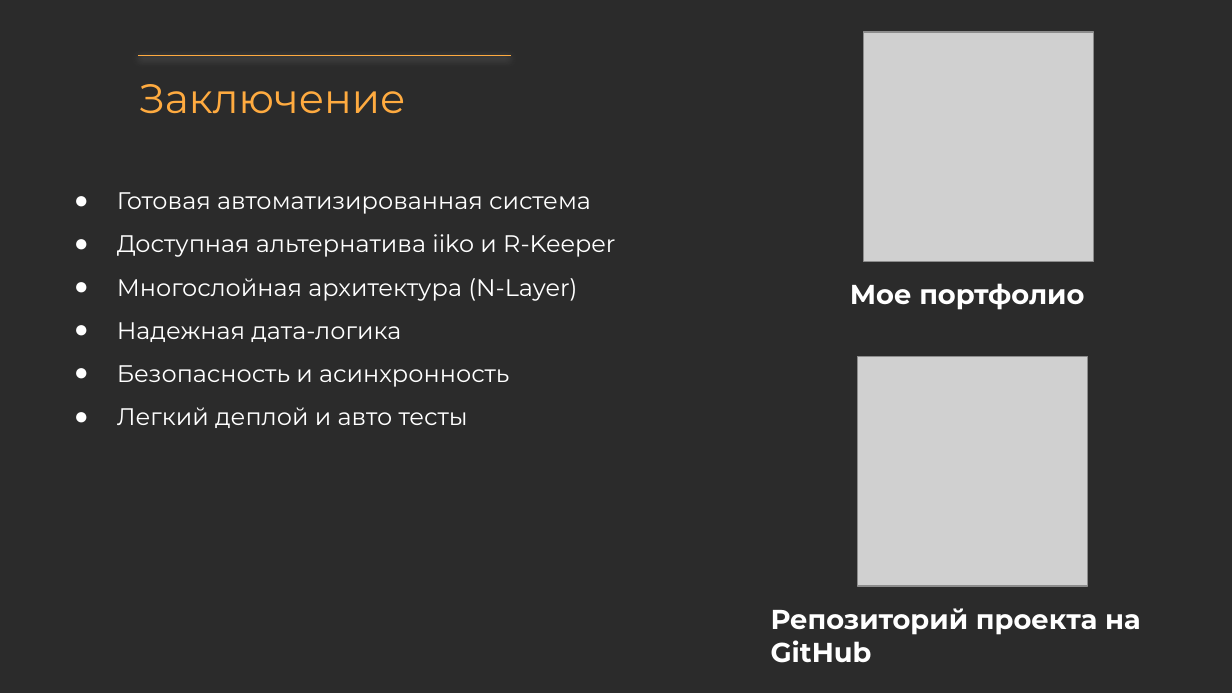
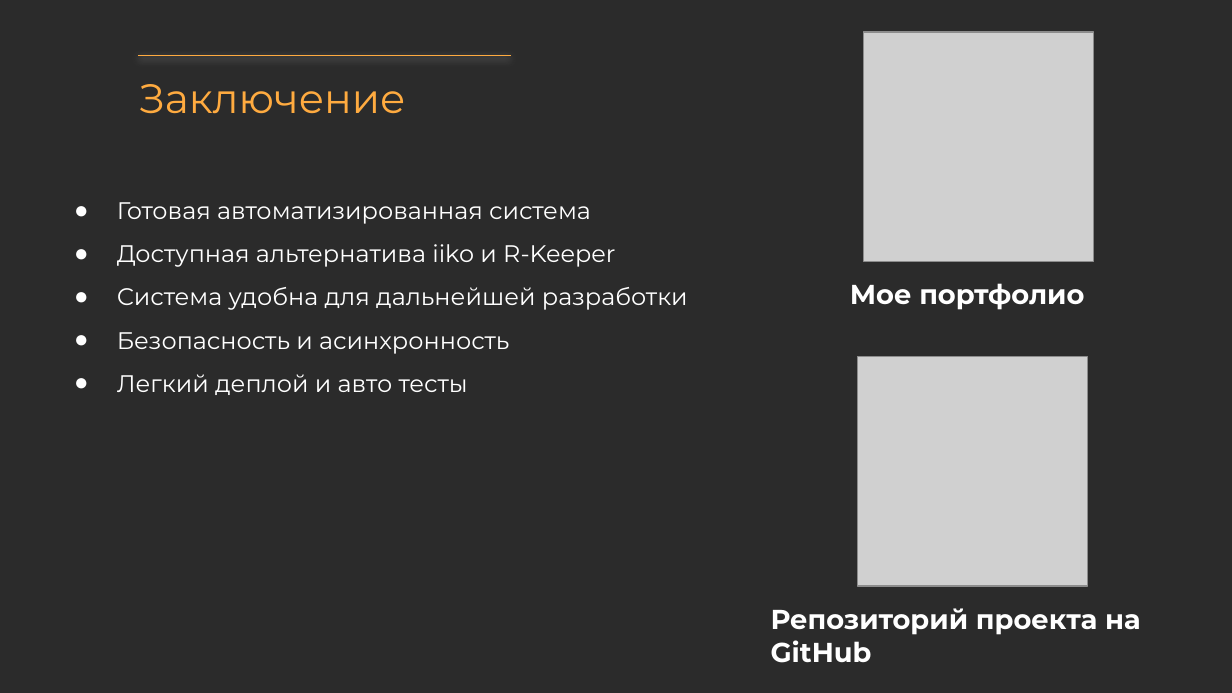
Before and after one commit to Bikmacs/CafeSystem, a slide deck: slide 11 of Docs/Презентация системы кафе.pptx (slide 12 before the commit). Drawn at 1232x693 pixels with LibreOffice and Linux fonts; fonts in the diff are those of the drawing; grey boxes stand for pictures; background and template pictures are left out; a plain dark background stands for a picture behind light text. Boxes give left, top, right and bottom in pixels: in the first picture for what was removed or moved away, otherwise in the second. Text is boxed around its words. In the diff, an @@ line names an element or a change of style, - is before the commit and + after.

```diff
--- a/Docs/Презентация системы кафе.pptx
+++ b/Docs/Презентация системы кафе.pptx
@@ text "Готовая автоматизированная система": place and size @@
-text "Готовая автоматизированная система" at <box>117,192,615,428</box>
+text "Готовая автоматизированная система" at <box>117,202,688,395</box>
@@ text at <box>117,287,688,310</box>: text changed @@
-● Многослойная архитектура (N-Layer)
-● Надежная дата-логика
+● Система удобна для дальнейшей разработки
```
Also in this commit, not shown: 3 other slides changed, 1 slide removed, 1 other file.
